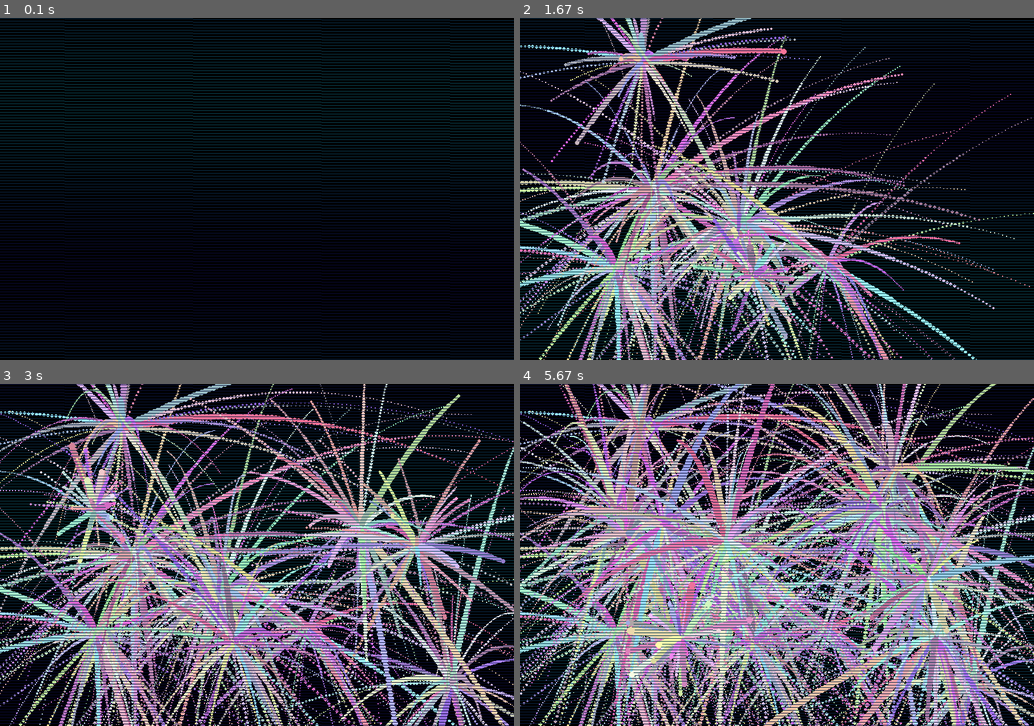
Above: before the commit, frames 1-4 (two rows, left to right).
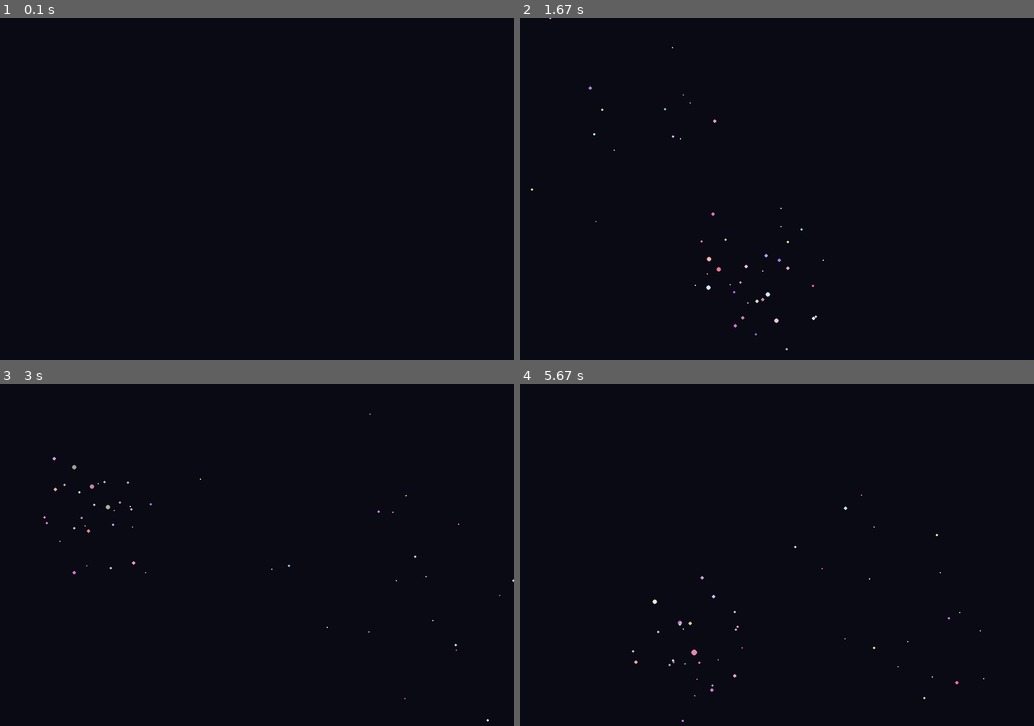
Above: after the commit, the same moments.

Repository: 20260184-commits/my-game
Game: pygame game, started from my-first-game.py
Two runs of this game, one before a commit and one after it. Both use one fixed random seed, a clock stepped at 60 frames per second and the inputs below.
Inputs (mouse positions are in pixels of both pictures, inside the frame that each line leads up to):
- Up to frame 1 (0.1 s): no input
- Up to frame 2 (1.67 s): press the mouse at (653, 192) at 0.37 s; move the mouse to (741, 230) at 0.47 s; release the mouse at (828, 264) at 0.6 s; click (617, 271) at 0.72 s; click (643, 62) at 1.05 s; click (751, 277) at 1.38 s
- Up to frame 3 (3 s): click (452, 684) at 1.72 s; click (359, 527) at 2.05 s; click (416, 548) at 2.38 s; click (97, 510) at 2.72 s
- Up to frame 4 (5.67 s): click (895, 472) at 3.05 s; click (627, 534) at 3.38 s; click (663, 527) at 3.72 s; click (884, 510) at 4.05 s; click (725, 541) at 4.38 s; click (936, 637) at 4.72 s; click (926, 582) at 5.05 s; click (679, 637) at 5.38 s

The runs differ from the first frame. In frame 1, 20% of the frame differs, in the area x 0-100%, y 0-100%; in frame 2, 43%; in frame 3, 57%; in frame 4, 71%.

Commit message:
버그 해결완료

Diff:
--- a/my-first-game.py
+++ b/my-first-game.py
@@ -16,52 +16,27 @@
     def __init__(self, x, y):
         self.x = x
         self.y = y
-
-        # 더 넓은 각도와 속도 범위를 주어 파티클이 사방으로 퍼지게 함
         angle = random.uniform(0, math.pi * 2)
         speed = random.uniform(1, 8)
-
         self.vx = math.cos(angle) * speed
         self.vy = math.sin(angle) * speed
-
-        # 수명을 조금 더 길게 설정하여 화면에 오래 머물게 함
-        self.life = random.randint(60, 120)
+        self.life = random.randint(40, 80) # 수명을 다시 적절하게 조절
         self.size = random.randint(3, 7)
-
-        self.color = (
-            random.randint(150, 255),
-            random.randint(100, 255),
-            random.randint(150, 255)
-        )
+        self.color = (random.randint(150, 255), random.randint(100, 255), random.randint(150, 255))
 
     def update(self):
         self.x += self.vx
         self.y += self.vy
-
-        # 중력 효과를 아주 살짝 줄여서 더 높이 솟구치게 함
-        self.vy += 0.05
+        self.vy += 0.15 # 중력을 조금 더 강하게 주어 빠르게 아래로 떨어지게 함
         self.life -= 1
 
     def draw(self, surf):
-        if self.life > 0:
-            # 투명도 효과를 위해 파티클이 죽어갈수록 작아지게 만듦
-            current_size = max(1, int(self.size * (self.life / 100)))
-            pygame.draw.circle(
-                surf,
-                self.color,
-                (int(self.x), int(self.y)),
-                current_size
-            )
+        # 파티클이 죽어갈 때 투명도 대신 크기를 줄여 사라지는 효과
+        size = max(0, int(self.size * (self.life / 80)))
+        pygame.draw.circle(surf, self.color, (int(self.x), int(self.y)), size)
 
     def alive(self):
         return self.life > 0
-
-def draw_background(surface, t):
-    # 배경 그리기 속도를 개선하기 위해 루프를 조금 더 효율적으로 (생략 가능)
-    for y in range(0, HEIGHT, 5): # 5픽셀 간격으로 그리면 성능이 좋아집니다
-        c = int(40 + 30 * math.sin(y * 0.01 + t))
-        color = (10, c, 50 + c//2)
-        pygame.draw.line(surface, color, (0, y), (WIDTH, y+4))
 
 running = True
 time = 0
@@ -71,22 +46,23 @@
         if event.type == pygame.QUIT:
             running = False
 
+    # [핵심] 배경을 매번 새로 그리기 (화면 지우기)
+    # 배경을 매번 지우지 않으면 파티클의 잔상이 남게 됩니다.
+    screen.fill((10, 10, 20))
+
     mouse = pygame.mouse.get_pos()
     buttons = pygame.mouse.get_pressed()
 
-    # [핵심 수정] 마우스 클릭 시 생성되는 파티클 개수를 8개에서 15개로 증가
     if buttons[0]:
-        for _ in range(15):
+        for _ in range(10):
             particles.append(Particle(mouse[0], mouse[1]))
 
-    time += 0.03
-    draw_background(screen, time)
-
+    # 파티클 업데이트 및 그리기
     for p in particles:
         p.update()
         p.draw(screen)
 
-    # 리스트 컴프리헨션을 사용하여 죽은 파티클 정리
+    # 죽은 파티클 제거
     particles = [p for p in particles if p.alive()]
 
     pygame.display.flip()
